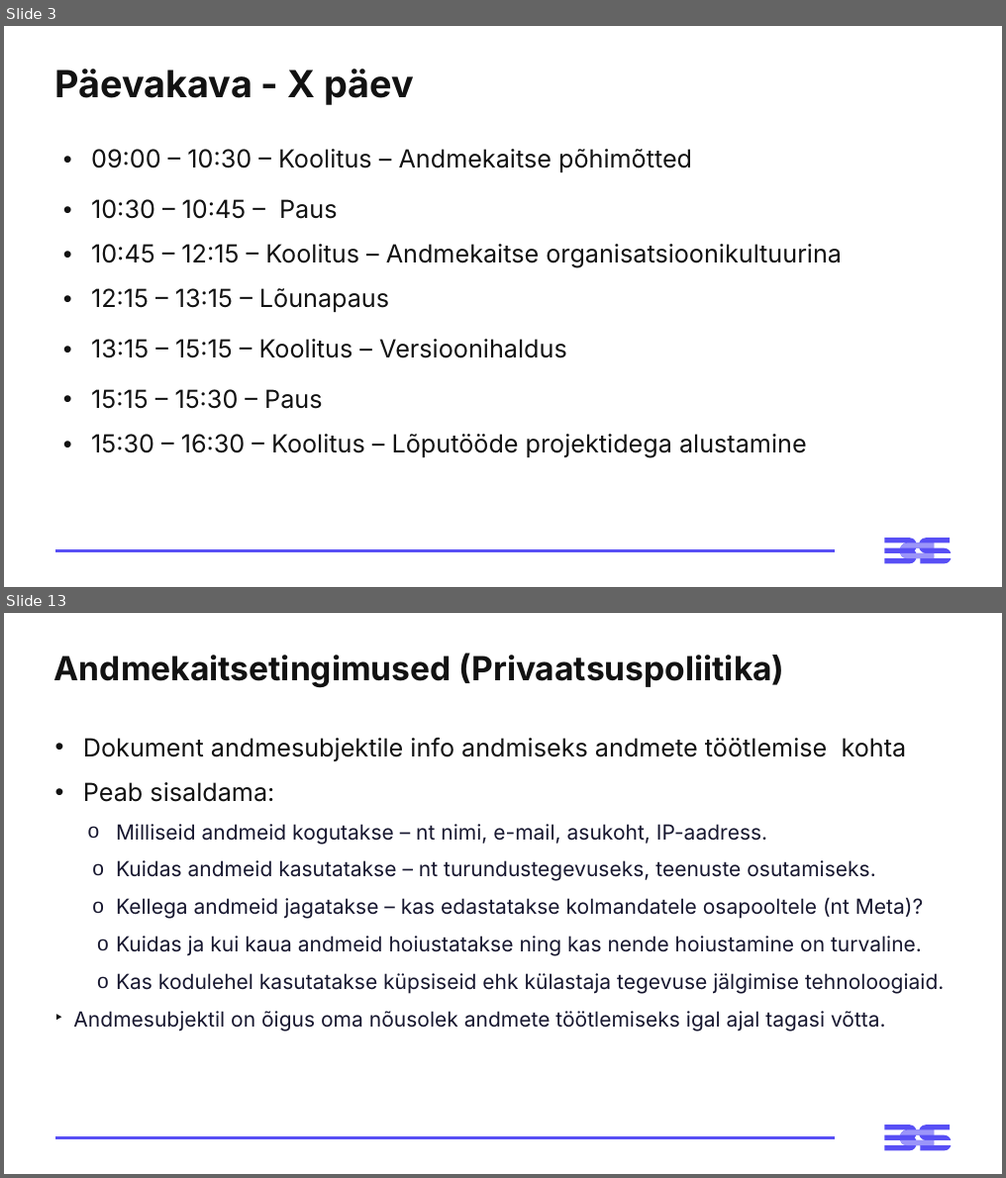
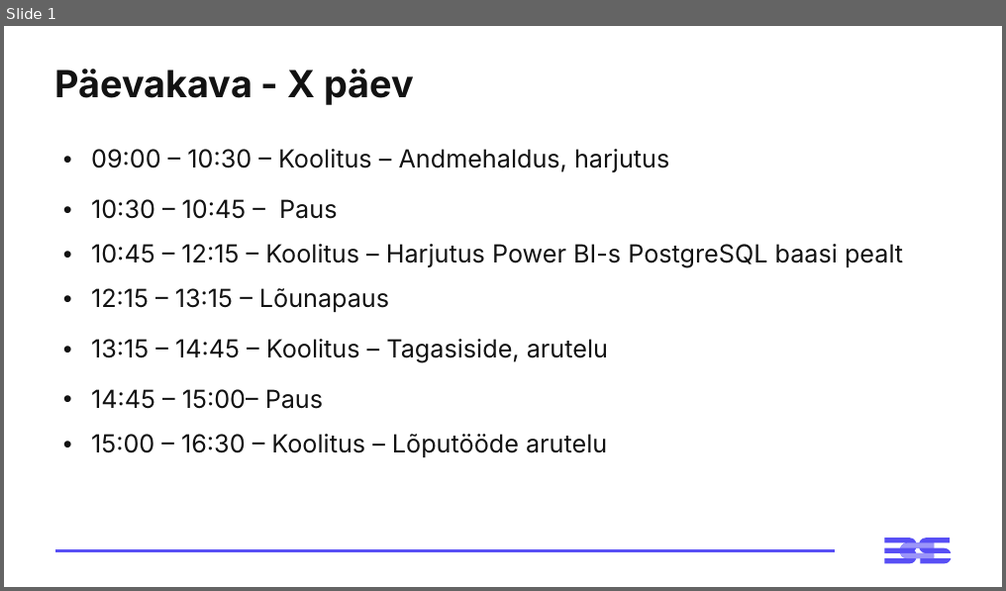
Before and after one commit to emilieabel/andmetarkus, a slide deck: Materjalid/Day10 Andmekaitse/10-paev-andmetarkus-esitlus.pptx. Shown one above the other, each under a label of ours: slides 3 and 13 before the commit, slide 1 after it; the slides between them are not shown. The pictures are 1006x1178 and 1006x591 pixels, drawn with LibreOffice and Linux fonts; fonts in the diff are those of the drawing. Boxes give left, top, right and bottom in pixels: in the first picture for what was removed or moved away, otherwise in the second. Text is boxed around its words. In the diff, an @@ line names an element or a change of style, - is before the commit and + after.

```diff
--- a/Materjalid/Day10 Andmekaitse/10-paev-andmetarkus-esitlus.pptx
+++ b/Materjalid/Day10 Andmekaitse/10-paev-andmetarkus-esitlus.pptx
@@ slide 13 removed at <box>4,613,1002,1174</box>, background #FFFFFF; not listed: 3 template elements that a slide beside it also shows @@
@@ title removed at <box>54,653,785,688</box> @@
-Andmekaitsetingimused (Privaatsuspoliitika)
@@ text removed at <box>73,738,944,1032</box> @@
-• Dokument andmesubjektile info andmiseks andmete töötlemise kohta
-• Peab sisaldama:
-  o Milliseid andmeid kogutakse – nt nimi, e-mail, asukoht, IP-aadress.
-  o Kuidas andmeid kasutatakse – nt turundustegevuseks, teenuste osutamiseks.
-  o Kellega andmeid jagatakse – kas edastatakse kolmandatele osapooltele (nt Meta)?
-  o Kuidas ja kui kaua andmeid hoiustatakse ning kas nende hoiustamine on turvaline.
-  o Kas kodulehel kasutatakse küpsiseid ehk külastaja tegevuse jälgimise tehnoloogiaid.
-‣ Andmesubjektil on õigus oma nõusolek andmete töötlemiseks igal ajal tagasi võtta.
@@ what was slide 3 is now slide 1 @@
@@ slide 1 changed as well @@
@@ table at <box>54,130,951,466</box> @@
-row 1, column 1: 09:00 – 10:30 – Koolitus – Andmekaitse põhimõtted
+row 1, column 1: 09:00 – 10:30 – Koolitus – Andmehaldus, harjutus
-row 3, column 1: 10:45 – 12:15 – Koolitus – Andmekaitse organisatsioonikultuurina
+row 3, column 1: 10:45 – 12:15 – Koolitus – Harjutus Power BI-s PostgreSQL baasi pealt
-row 5, column 1: 13:15 – 15:15 – Koolitus – Versioonihaldus
+row 5, column 1: 13:15 – 14:45 – Koolitus – Tagasiside, arutelu
-row 6, column 1: 15:15 – 15:30 – Paus
+row 6, column 1: 14:45 – 15:00– Paus
-row 7, column 1: 15:30 – 16:30 – Koolitus – Lõputööde projektidega alustamine
+row 7, column 1: 15:00 – 16:30 – Koolitus – Lõputööde arutelu
```
Also in this commit, not shown: 5 other slides changed, 18 slides added, 25 other slides removed, 15 other files.
